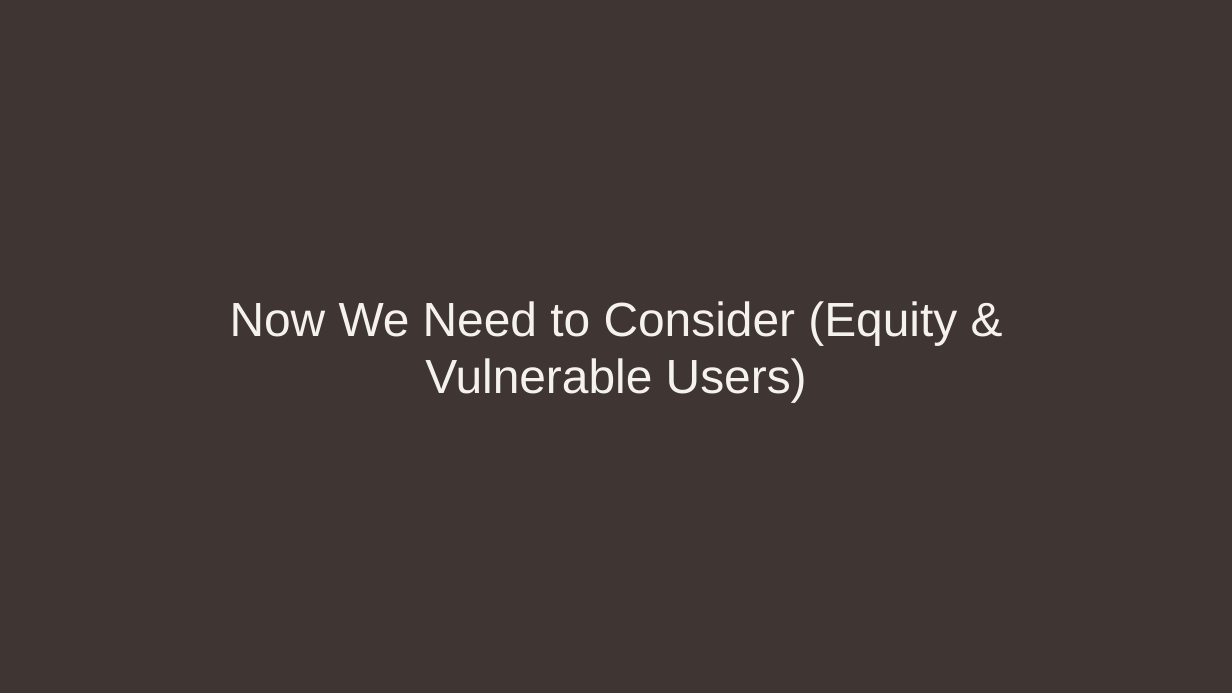
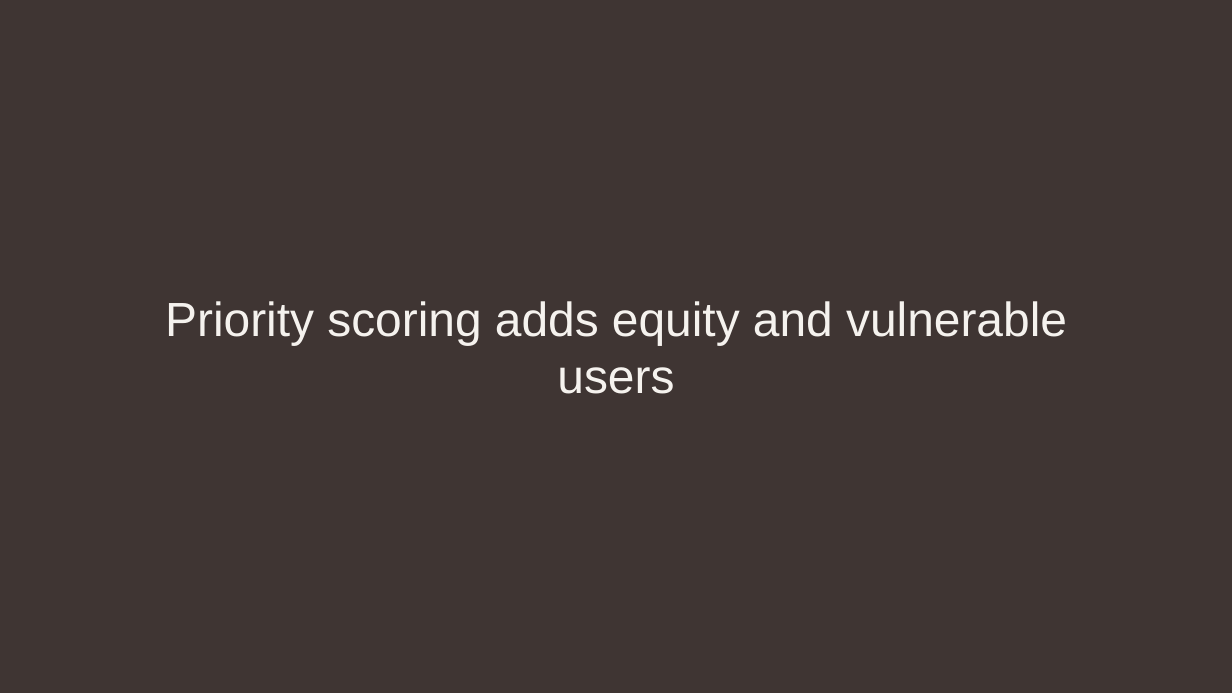
Before and after one commit to dtarek41/montgomery-crash-safety-capstone, a slide deck: slide 21 of deliverables/montgomery_crash_safety_presentation.pptx. Drawn at 1232x693 pixels with LibreOffice and Linux fonts; fonts in the diff are those of the drawing. Boxes give left, top, right and bottom in pixels: in the first picture for what was removed or moved away, otherwise in the second. Text is boxed around its words. In the diff, an @@ line names an element or a change of style, - is before the commit and + after.

```diff
--- a/deliverables/montgomery_crash_safety_presentation.pptx
+++ b/deliverables/montgomery_crash_safety_presentation.pptx
@@ text at box(165, 301, 1067, 394): text changed @@
-Now We Need to Consider (Equity & Vulnerable Users)
+Priority scoring adds equity and vulnerable users
```
Also in this commit, not shown: 12 other slides changed, 2 slides added, 2 slides removed, 31 other files.
